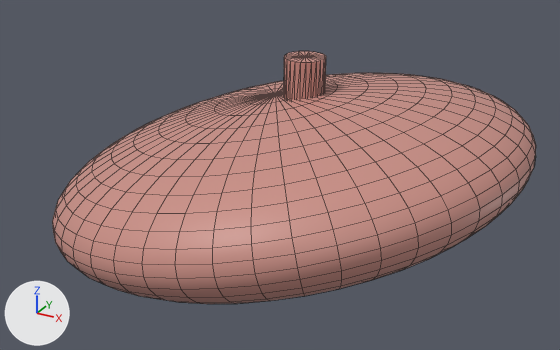
The FBX model Assets/Models/Hamster/Costumes/barista_beret.fbx, before and after one commit.
Both versions are drawn from a 50 mm camera at (0.233, -0.409, 0.732) aimed at (0.01, -0.004, 0.53). Arrows for +X, +Y and +Z are at lower left; the lights stay in place. The picture after the commit comes second. Mesh edges are drawn as thin lines. Where no turn or scale is listed for an object, it has been applied to the vertices.
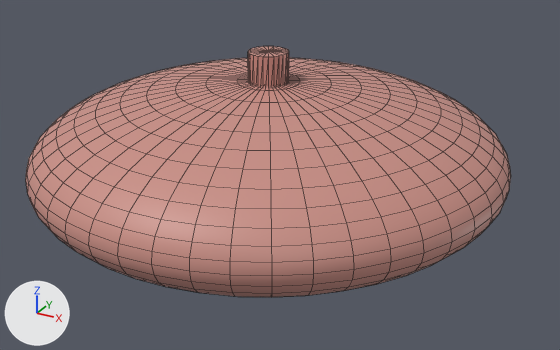
Where the change shows, as pixel boxes [x1, y1, x2, y2] in the pictures (560 x 350 px):
'Sphere007', moved, turned: before [52, 73, 536, 304]; after [25, 58, 511, 297]
'Cylinder003', moved: before [284, 51, 326, 99]; after [248, 46, 289, 86]

Edits to the bpy script that builds the scene:
```text
Change me_mesh_001:
    used by ob_cylinder003; location = (0.0254, 0.0, 0.574)
    remove me_mesh_001.from_pydata(...)  # 50 vertices, 96 faces; spans x -0.0127..0.0127, y -0.0127..0.0127, z 0.0..0.0356
    add me_mesh_001.from_pydata(...)  # 50 vertices, 96 faces; spans x -0.0127..0.0127, y -0.0127..0.0127, z -0.0178..0.0178
    me_mesh_001 part 1: the whole mesh is moved by (0.0, 0.0, -0.0178)
Change ob_sphere007:
    ob_sphere007.rotation_euler: (0.0, -0.209, 0.0) -> (0.0, 0.0, 0.0)  # degrees (0, -12, 0) -> degrees (0, 0, 0)
    ob_sphere007.location: (0.6, 0.0, 21.0) -> (0.0, 0.0, 21.3)
Change ob_cylinder003:
    ob_cylinder003.location: (0.0254, 0.0, 0.574) -> (0.0, 0.0, 0.5918)
```
